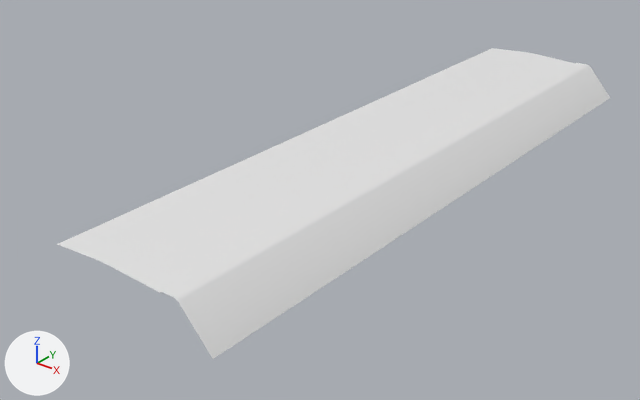
Renders of the OBJ model Transit.Addon.RoadExtensions/Roads/Common/Meshes/8m/1p5mSW1S/Ground.obj from each side of a commit.
One viewpoint serves both versions: a camera (50 mm lens) standing at (41.3, -64.0, 30.7) and looking at (-5.7, -5.2, -5.8). Lighting does not change. The marker at lower left points along +X, +Y and +Z. Where no turn or scale is listed for an object, it has been applied to the vertices.

The scene before the commit, as lines of its bpy script (objects in view):
```python
me_ground = bpy.data.meshes.new('Ground')
me_ground.from_pydata(...)  # 248 vertices, 384 faces; spans x -8.5..7.0, y -32.0..32.0, z -3.1..0.3
ob_ground = bpy.data.objects.new('Ground', me_ground)
ob_ground.location = (0.0, 0.0, 0.0)
```
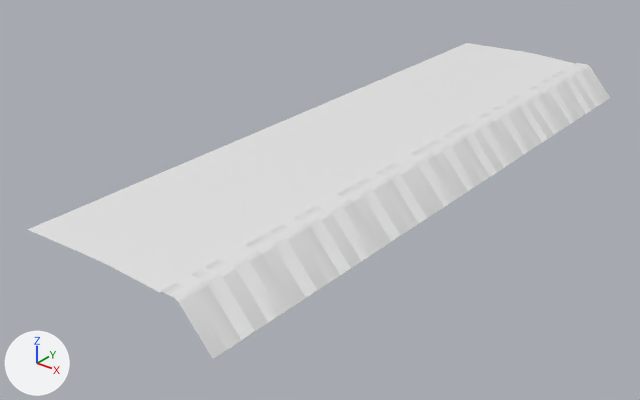
Edits to the bpy script that builds the scene:
```text
Change me_ground:
    used by ob_ground; location = (0.0, 0.0, 0.0)
    remove me_ground.from_pydata(...)  # 248 vertices, 384 faces; spans x -8.5..7.0, y -32.0..32.0, z -3.1..0.3
    add me_ground.from_pydata(...)  # 398 vertices, 336 faces; spans x -12.0..7.0, y -32.0..32.0, z -3.1..0.3
    me_ground part 1: 150 vertices added at x 2.5..7.0, y -30.7..30.7, z -3.1..0.3
    me_ground part 2: 1 vertex moved from x -8.5, y 32.0, z -0.1 to x -12.0, y 32.0, z 0.0; 48 vertices removed from x -8.5, y -32.0..30.7, z -0.1..0.0; 48 vertices added at x -12.0, y -32.0..30.7, z 0.0
```

What differs and where, as boxes (x1, y1, x2, y2) in the pictures (640 x 400 px; the box of a moved part takes in the faces that stretch with it):
'Ground', reshaped
    before: (57, 48, 610, 359)
    after: (28, 43, 610, 359)
part 1 of me_ground, added
    after: (126, 63, 610, 359)
part 2 of me_ground, moved or reshaped
    before: (57, 48, 525, 259)
    after: (28, 43, 525, 259)
